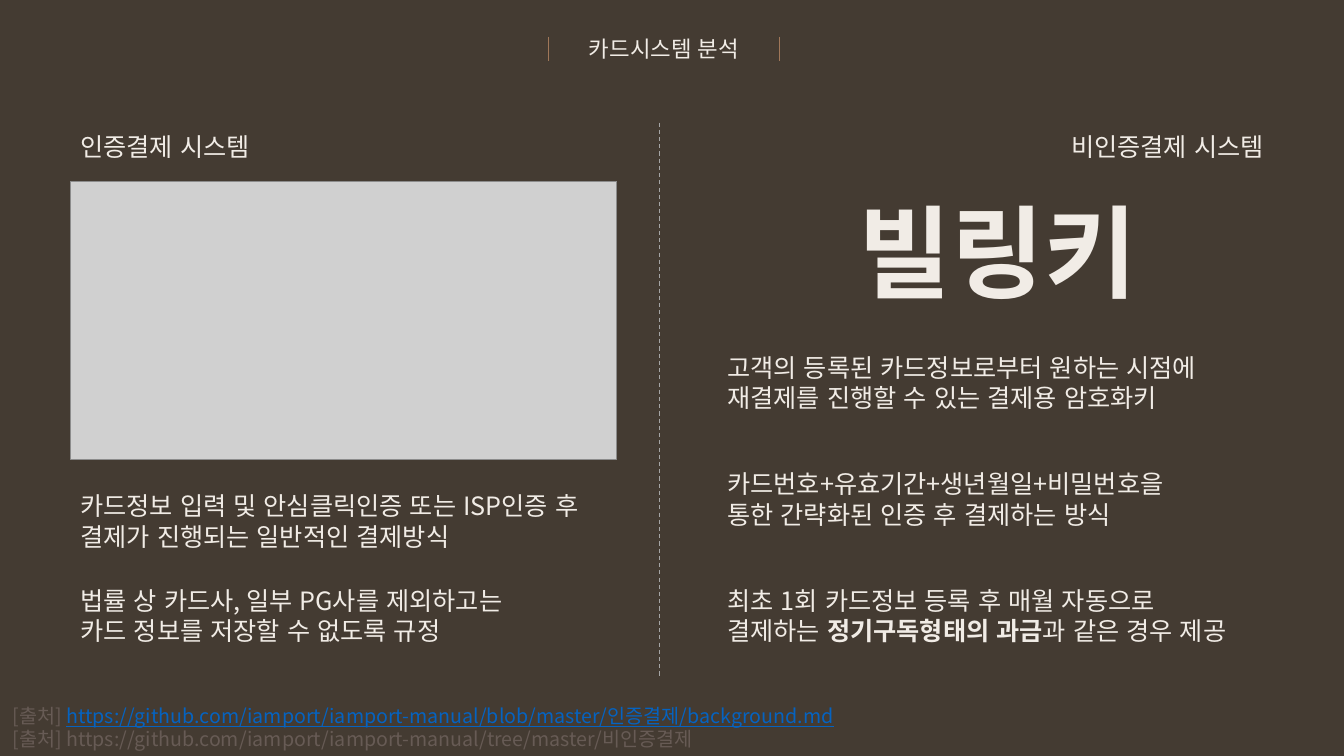
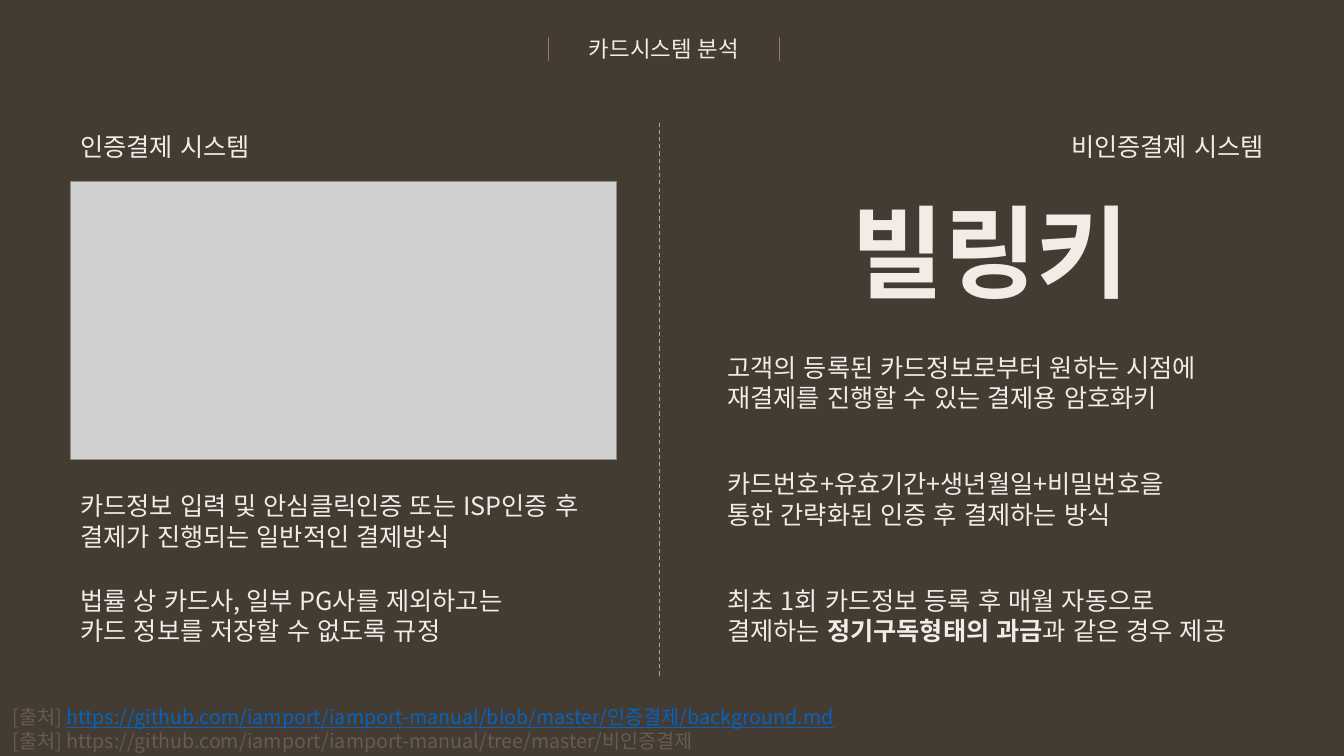
Before and after one commit to snr1229/Content_designing_Presentations, a slide deck: slide 11 of 사업계획서/Week11/EWon_중간고사대체 발표자료_2차 제출.pptx. Drawn at 1344x756 pixels with LibreOffice and Linux fonts; fonts in the diff are those of the drawing; grey boxes stand for pictures. Boxes give left, top, right and bottom in pixels: in the first picture for what was removed or moved away, otherwise in the second. Text is boxed around its words. In the diff, an @@ line names an element or a change of style, - is before the commit and + after.

```diff
--- a/사업계획서/Week11/EWon_중간고사대체 발표자료_2차 제출.pptx
+++ b/사업계획서/Week11/EWon_중간고사대체 발표자료_2차 제출.pptx
@@ text "빌링키": place and size @@
-text "빌링키" at (859, 205, 1137, 299)
+text "빌링키" at (851, 205, 1129, 299)
```
Also in this commit, not shown: 4 other slides changed, 2 slides added, 2 other files.
